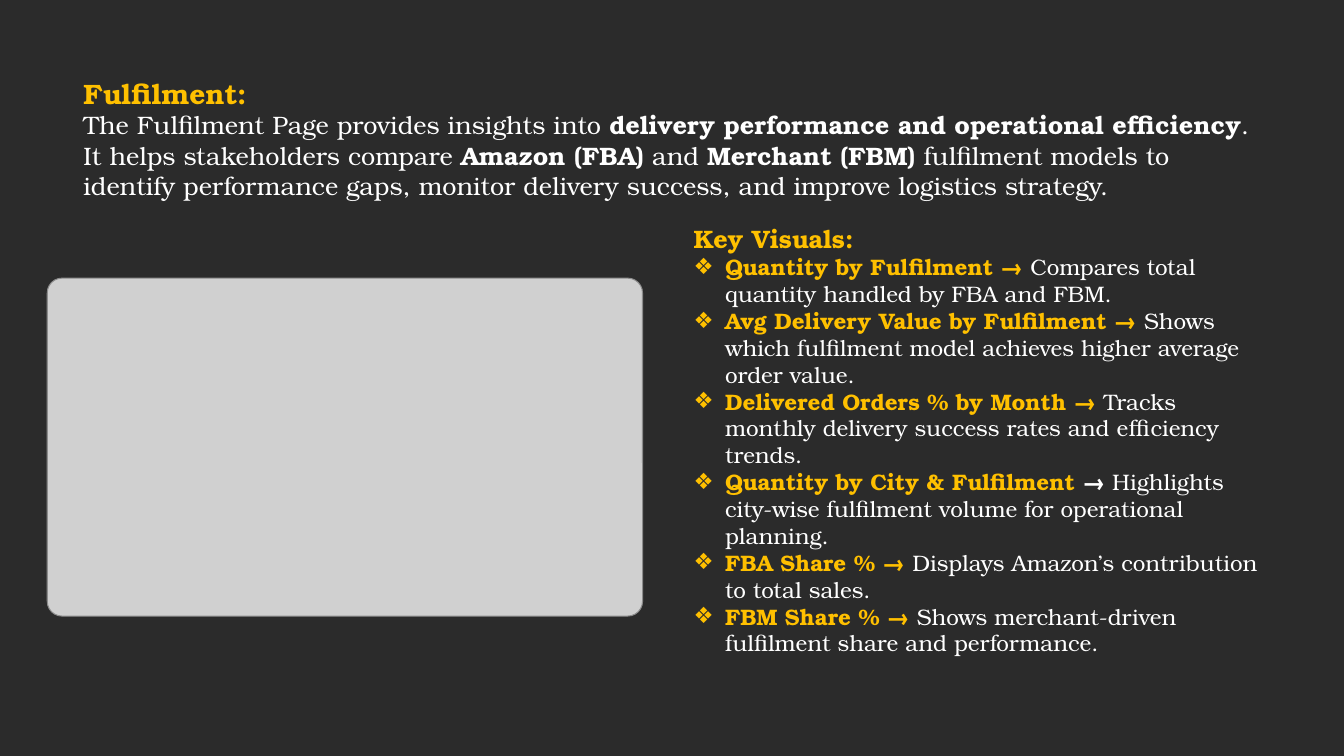
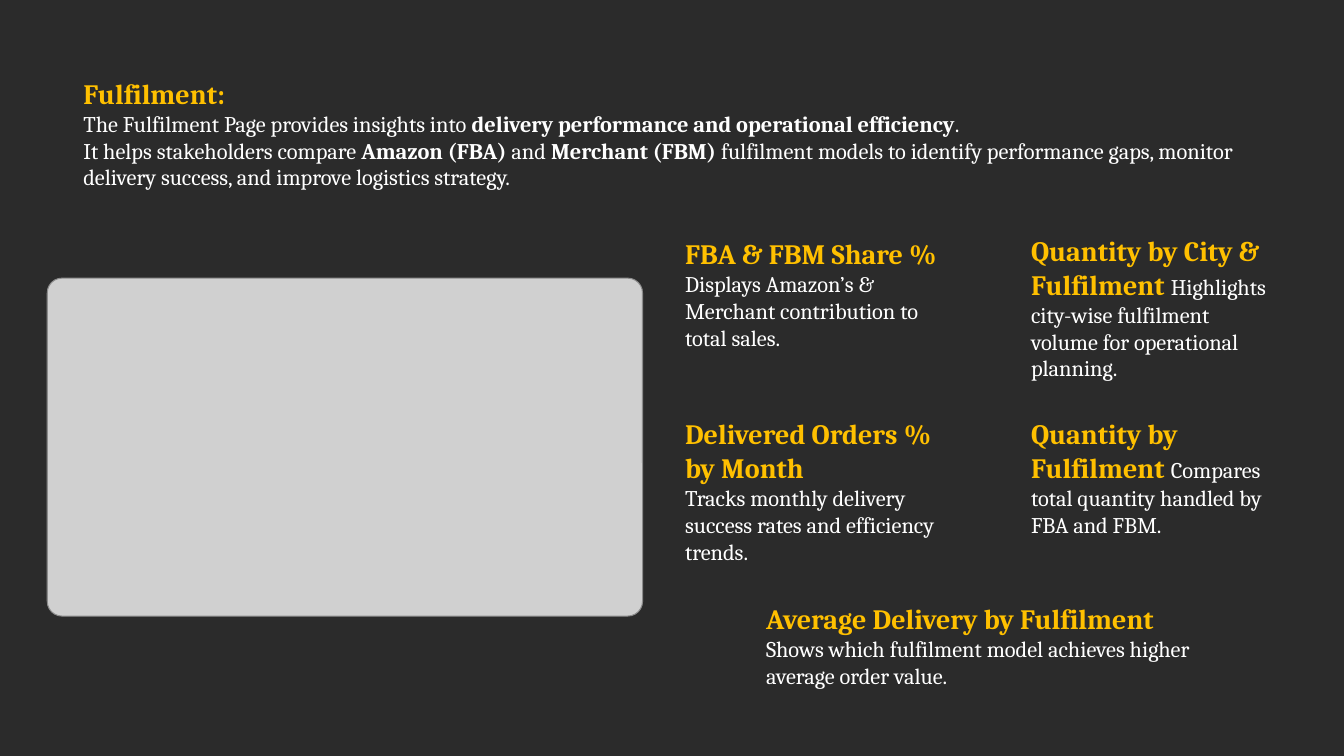
Before and after one commit to prafullwahatule/BI-Amazon-Sale-Report, a slide deck: slide 19 of Report/Amazon Sales Report.pptx. Drawn at 1344x756 pixels with LibreOffice and Linux fonts; fonts in the diff are those of the drawing; grey boxes stand for pictures; background and template pictures are left out; a plain dark background stands for a picture behind light text. Boxes give left, top, right and bottom in pixels: in the first picture for what was removed or moved away, otherwise in the second. Text is boxed around its words. In the diff, an @@ line names an element or a change of style, - is before the commit and + after.

```diff
--- a/Report/Amazon Sales Report.pptx
+++ b/Report/Amazon Sales Report.pptx
@@ text "Fulfilment: The Fulfilment Page provides ..." at (x1=83, y1=84, x2=1232, y2=190): size 18 to 16 pt, font TeX Gyre Bonum to Cambria @@
@@ text at (x1=685, y1=244, x2=918, y2=347): text changed; font TeX Gyre Bonum to Cambria @@
-Key Visuals:
-❖ Quantity by Fulfilment → Compares total quantity handled by FBA and FBM.
-❖ Avg Delivery Value by Fulfilment → Shows which fulfilment model achieves higher average order value.
-❖ Delivered Orders % by Month → Tracks monthly delivery success rates and efficiency trends.
-❖ Quantity by City & Fulfilment → Highlights city-wise fulfilment volume for operational planning.
-❖ FBA Share % → Displays Amazon’s contribution to total sales.
-❖ FBM Share % → Shows merchant-driven fulfilment share and performance.
+FBA & FBM Share %
+Displays Amazon’s & Merchant contribution to total sales.
@@ text added at (x1=1031, y1=241, x2=1266, y2=381), 16 pt, text #FFFFFF @@
+Quantity by City & Fulfilment Highlights city-wise fulfilment volume for operational planning.
@@ text added at (x1=685, y1=424, x2=934, y2=560), 16 pt, text #FFFFFF @@
+Delivered Orders % by Month
+Tracks monthly delivery success rates and efficiency trends.
@@ text added at (x1=1031, y1=424, x2=1261, y2=533), 16 pt, text #FFFFFF @@
+Quantity by Fulfilment Compares total quantity handled by FBA and FBM.
@@ text added at (x1=766, y1=609, x2=1190, y2=689), 16 pt, text #FFFFFF @@
+Average Delivery by Fulfilment
+Shows which fulfilment model achieves higher average order value.
```
Also in this commit, not shown: 27 other slides changed.
